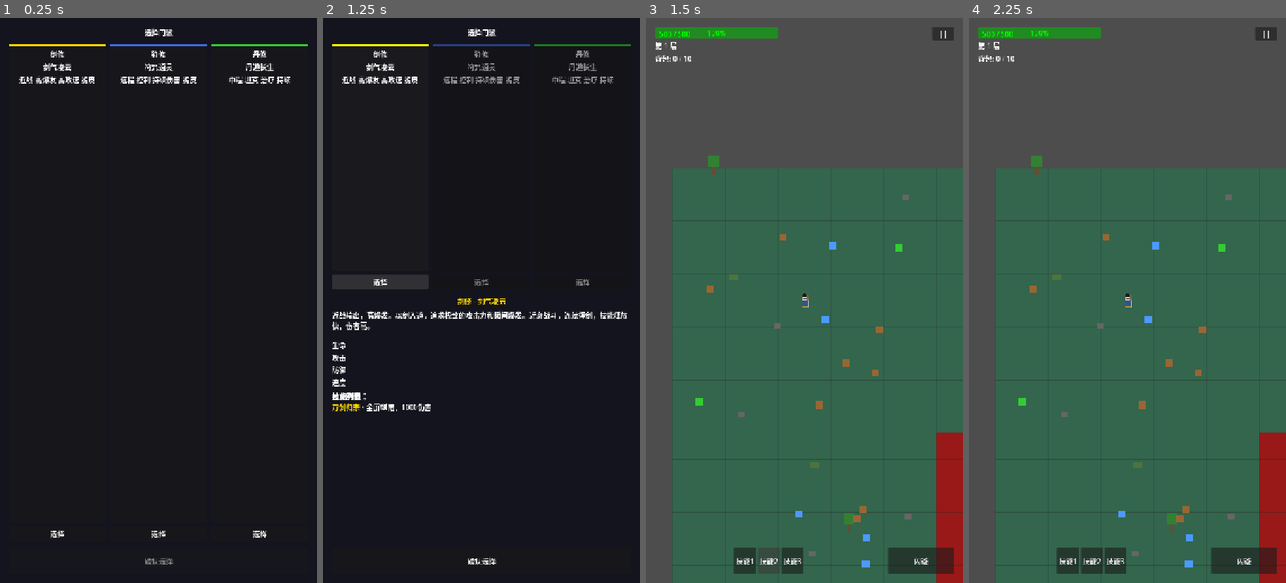
Above: before the commit, frames 1-4 (left to right).
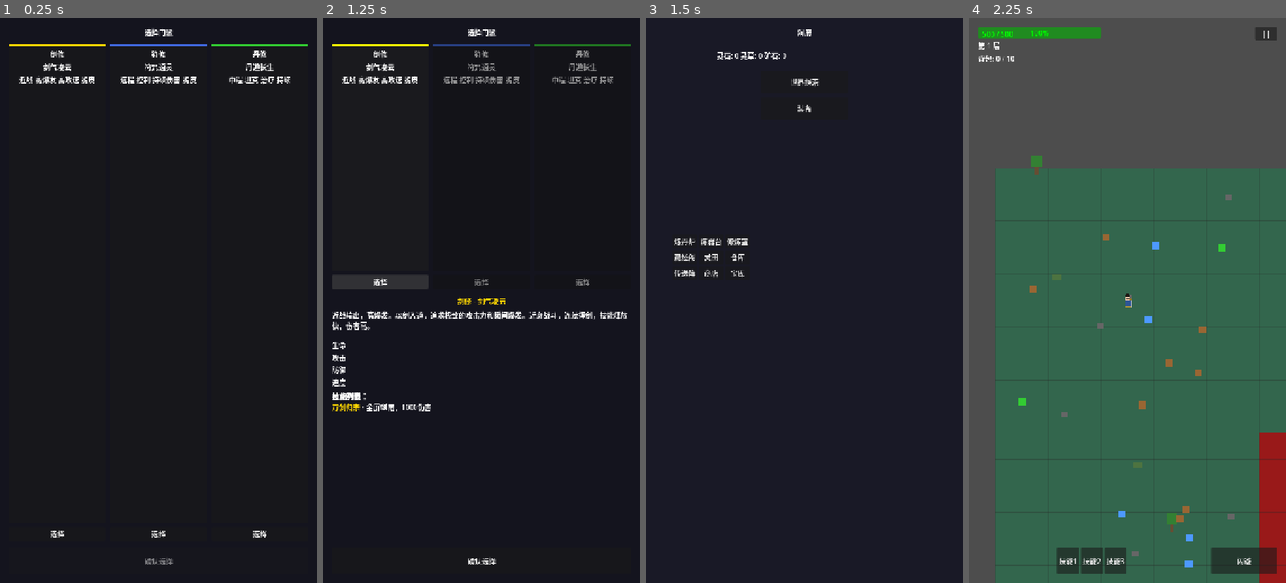
Above: after the commit, the same moments.

Repository: CasbaL/soudache
Game: Godot game, scene res://scenes/ui/faction_select.tscn
The game is run twice, just before and just after one commit, with the same random seed, the same clock (stepped at 60 frames per second) and the same inputs.
Inputs (mouse positions are in pixels of both pictures, inside the frame that each line leads up to):
- Up to frame 1 (0.25 s): no input
- Up to frame 2 (1.25 s): click "选择" at 0.5 s
- Up to frame 3 (1.5 s): click "确认选择" at 1.25 s
- Up to frame 4 (2.25 s): click (1127, 80) at 2 s, where only the run after the commit has a clickable "世界探索"

Frames 1-2 are identical in both runs. In frame 3, 100% of the frame differs, in the area x 0-100%, y 0-100%; in frame 4, nothing differs.

Commit message:
fix(ui): 修复游戏流程
- 门派选择后跳转到洞府主界面
- 洞府主界面添加世界探索按钮
- 洞府主界面添加装备按钮
- 移除返回按钮（洞府是主界面）

游戏流程：选择门派 → 洞府 → 世界探索/各个建筑

Diff:
--- a/scenes/ui/haven_main.tscn
+++ b/scenes/ui/haven_main.tscn
@@ -52,6 +52,28 @@
 layout_mode = 2
 text = "矿石: 0"
 
+[node name="ExploreButton" type="Button" parent="."]
+layout_mode = 1
+anchors_preset = 5
+anchor_left = 0.5
+anchor_right = 0.5
+offset_left = -100.0
+offset_top = 120.0
+offset_right = 100.0
+offset_bottom = 170.0
+text = "世界探索"
+
+[node name="EquipmentButton" type="Button" parent="."]
+layout_mode = 1
+anchors_preset = 5
+anchor_left = 0.5
+anchor_right = 0.5
+offset_left = -100.0
+offset_top = 180.0
+offset_right = 100.0
+offset_bottom = 230.0
+text = "装备"
+
 [node name="BuildingGrid" type="GridContainer" parent="."]
 layout_mode = 1
 anchors_preset = 8
@@ -60,7 +82,7 @@
 anchor_right = 0.5
 anchor_bottom = 0.5
 offset_left = -300.0
-offset_top = -200.0
+offset_top = -150.0
 offset_right = 300.0
 offset_bottom = 200.0
 columns = 3
@@ -100,16 +122,3 @@
 [node name="TreasureVault" type="Button" parent="BuildingGrid"]
 layout_mode = 2
 text = "宝库"
-
-[node name="BackButton" type="Button" parent="."]
-layout_mode = 1
-anchors_preset = 7
-anchor_left = 0.5
-anchor_top = 1.0
-anchor_right = 0.5
-anchor_bottom = 1.0
-offset_left = -50.0
-offset_top = -60.0
-offset_right = 50.0
-offset_bottom = -20.0
-text = "返回"
--- a/scripts/ui/faction_select_screen.gd
+++ b/scripts/ui/faction_select_screen.gd
@@ -134,6 +134,6 @@
 	print("[FactionSelect] 选择门派: %s" % selected_faction)
 	FactionSystem.select_faction(selected_faction)
 
-	# 跳转到开放世界场景
-	print("[FactionSelect] 跳转到 open_world.tscn")
-	get_tree().change_scene_to_file("res://scenes/levels/open_world.tscn")
+	# 跳转到洞府主界面
+	print("[FactionSelect] 跳转到 haven_main.tscn")
+	get_tree().change_scene_to_file("res://scenes/ui/haven_main.tscn")
--- a/scripts/ui/haven_main.gd
+++ b/scripts/ui/haven_main.gd
@@ -3,6 +3,8 @@
 extends Control
 
 # 建筑按钮引用
+@onready var explore_btn: Button = $ExploreButton
+@onready var equipment_btn: Button = $EquipmentButton
 @onready var alchemy_furnace_btn: Button = $BuildingGrid/AlchemyFurnace
 @onready var forge_btn: Button = $BuildingGrid/Forge
 @onready var training_room_btn: Button = $BuildingGrid/TrainingRoom
@@ -12,7 +14,6 @@
 @onready var portal_btn: Button = $BuildingGrid/Portal
 @onready var shop_btn: Button = $BuildingGrid/Shop
 @onready var treasure_vault_btn: Button = $BuildingGrid/TreasureVault
-@onready var back_btn: Button = $BackButton
 
 # 资源显示
 @onready var spirit_stone_label: Label = $Resources/SpiritStone
@@ -21,6 +22,8 @@
 
 func _ready() -> void:
 	# 连接按钮信号
+	explore_btn.pressed.connect(_on_explore_pressed)
+	equipment_btn.pressed.connect(_on_equipment_pressed)
 	alchemy_furnace_btn.pressed.connect(_on_building_pressed.bind("alchemy_furnace"))
 	forge_btn.pressed.connect(_on_building_pressed.bind("forge"))
 	training_room_btn.pressed.connect(_on_building_pressed.bind("training_room"))
@@ -30,7 +33,6 @@
 	portal_btn.pressed.connect(_on_building_pressed.bind("portal"))
 	shop_btn.pressed.connect(_on_building_pressed.bind("shop"))
 	treasure_vault_btn.pressed.connect(_on_building_pressed.bind("treasure_vault"))
-	back_btn.pressed.connect(_on_back_pressed)
 
 	# 更新资源显示
 	_update_resources()
@@ -40,6 +42,16 @@
 	spirit_stone_label.text = "灵石: %d" % GameManager.storage.get("spirit_stone", 0)
 	herb_label.text = "灵草: %d" % GameManager.storage.get("herb", 0)
 	ore_label.text = "矿石: %d" % GameManager.storage.get("ore", 0)
+
+## 世界探索按钮
+func _on_explore_pressed() -> void:
+	print("[HavenMain] 进入世界探索")
+	get_tree().change_scene_to_file("res://scenes/levels/open_world.tscn")
+
+## 装备按钮
+func _on_equipment_pressed() -> void:
+	print("[HavenMain] 打开装备界面")
+	get_tree().change_scene_to_file("res://scenes/ui/equipment_panel.tscn")
 
 ## 建筑按钮点击
 func _on_building_pressed(building_id: String) -> void:
@@ -65,7 +77,3 @@
 			get_tree().change_scene_to_file("res://scenes/ui/shop_panel.tscn")
 		"treasure_vault":
 			get_tree().change_scene_to_file("res://scenes/ui/vault_panel.tscn")
-
-## 返回按钮
-func _on_back_pressed() -> void:
-	get_tree().change_scene_to_file("res://scenes/levels/open_world.tscn")
